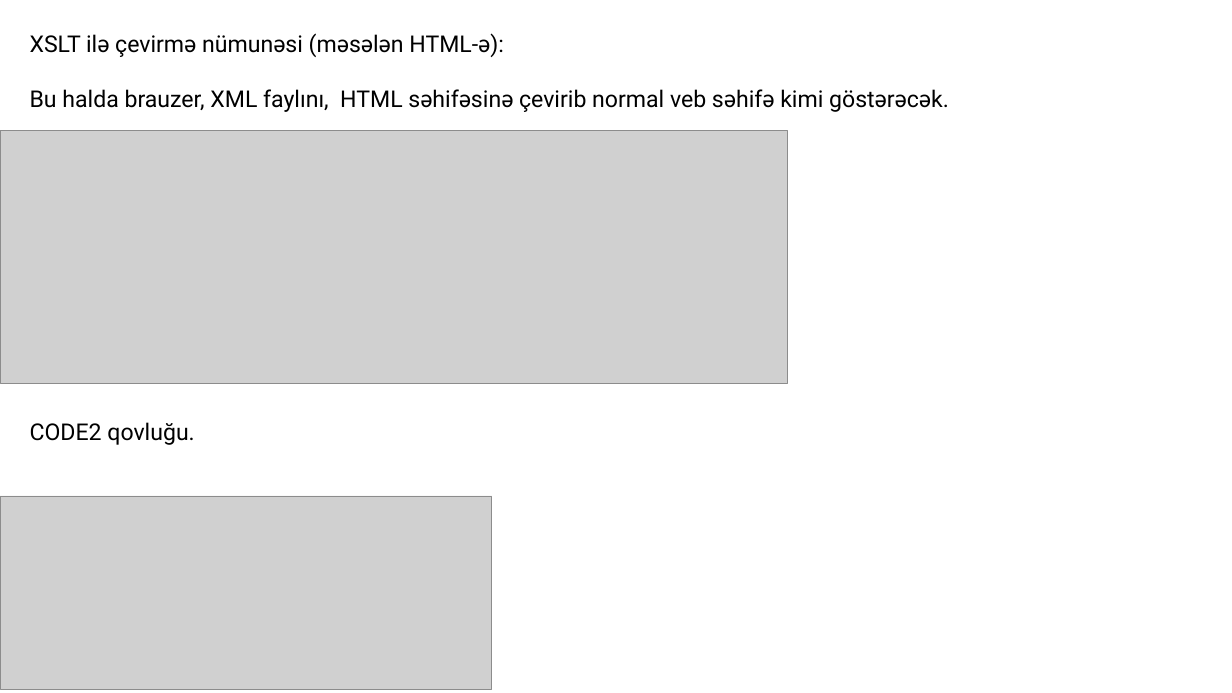
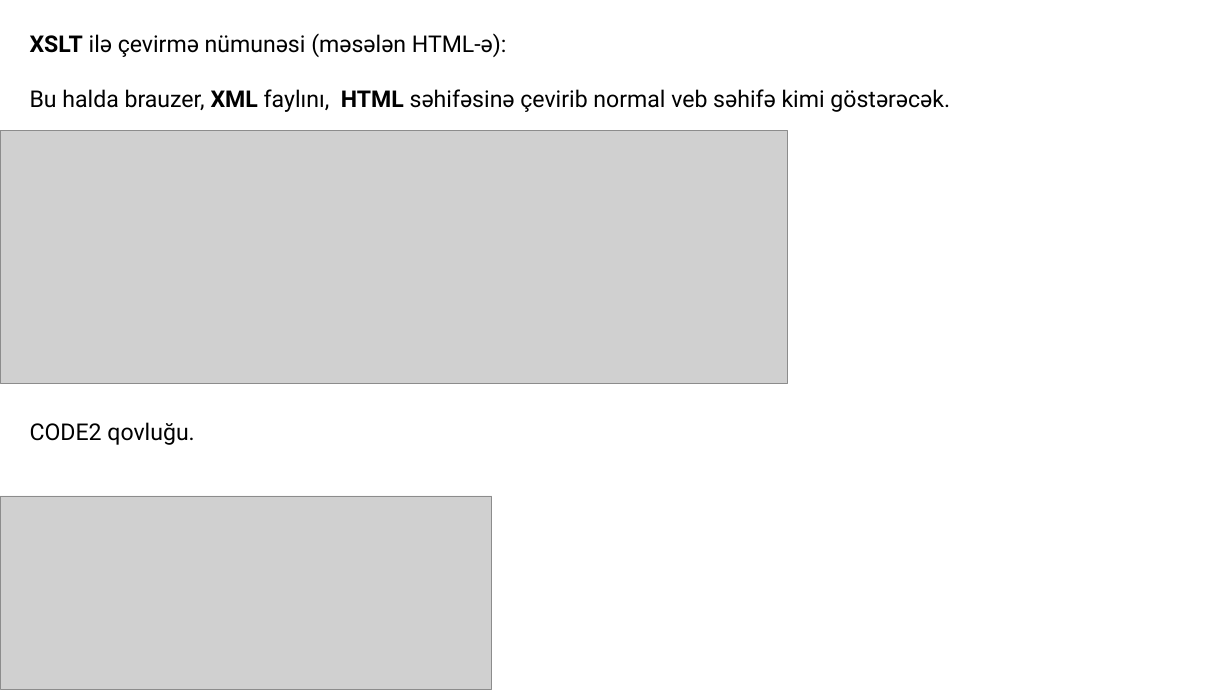
Before and after one commit to codeurient/REST-API, a slide deck: slide 9 of .lessons/6 SOAP - XML/1.pptx. Drawn at 1232x693 pixels with LibreOffice and Linux fonts; fonts in the diff are those of the drawing; grey boxes stand for pictures. Boxes give left, top, right and bottom in pixels: in the first picture for what was removed or moved away, otherwise in the second. Text is boxed around its words. In the diff, an @@ line names an element or a change of style, - is before the commit and + after.

```diff
--- a/.lessons/6 SOAP - XML/1.pptx
+++ b/.lessons/6 SOAP - XML/1.pptx
@@ text at [30,33,950,112]: bold on in "XSLT", "XML HTML" @@
```
Also in this commit, not shown: 26 slides added, 8 other files.
